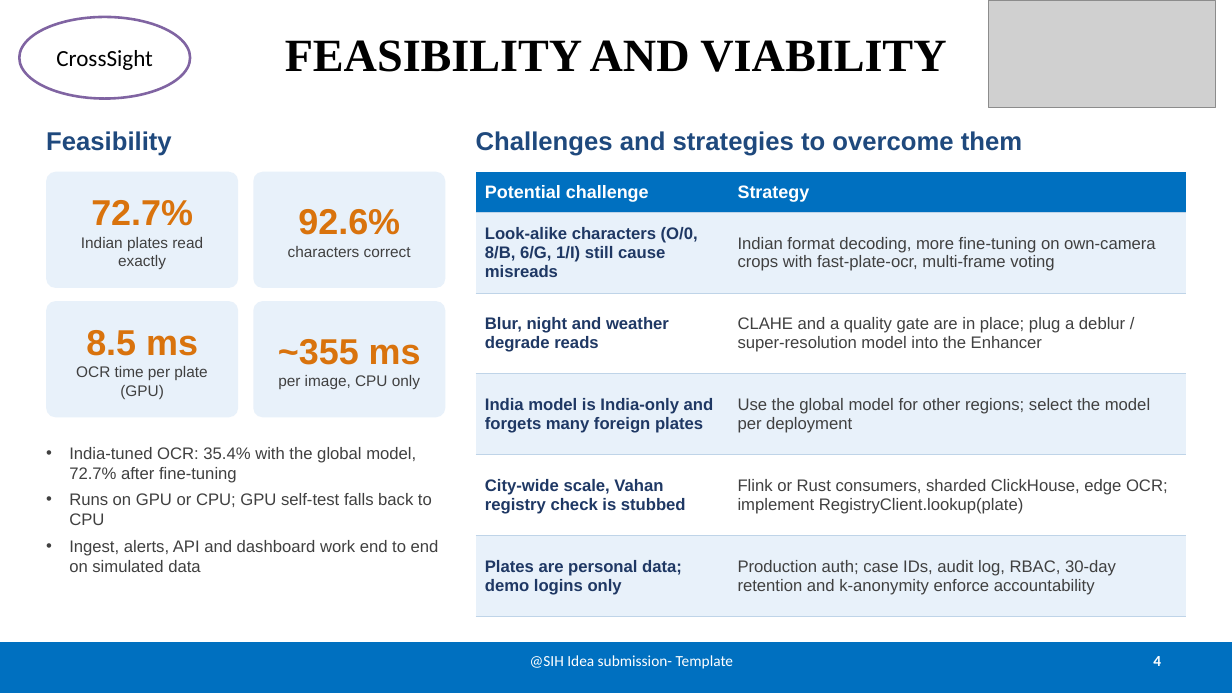
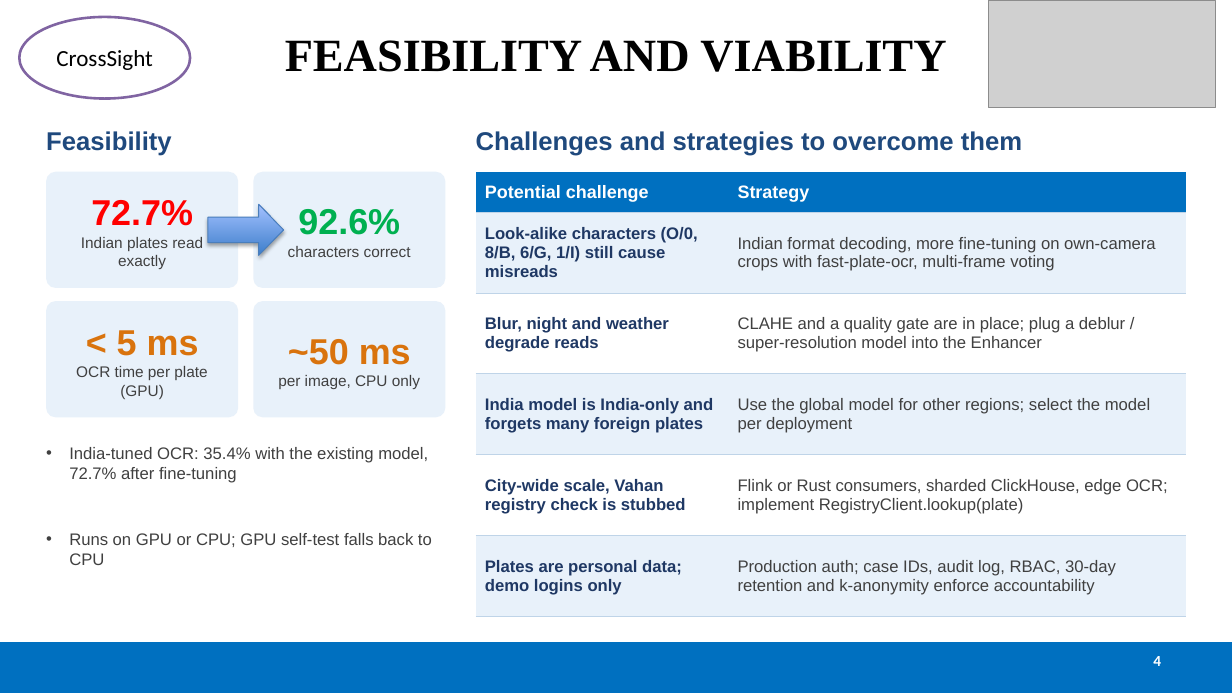
Before and after one commit to couder-04/CrossSight, a slide deck: slide 4 of CrossSight_SIH2026_Idea_PPT.pptx. Drawn at 1232x693 pixels with LibreOffice and Linux fonts; fonts in the diff are those of the drawing; grey boxes stand for pictures. Boxes give left, top, right and bottom in pixels: in the first picture for what was removed or moved away, otherwise in the second. Text is boxed around its words. In the diff, an @@ line names an element or a change of style, - is before the commit and + after.

```diff
--- a/CrossSight_SIH2026_Idea_PPT.pptx
+++ b/CrossSight_SIH2026_Idea_PPT.pptx
@@ text in rounded rectangle at <box>91,200,193,226</box>: text colour #D9730D to #FF0000 in "72.7%" @@
@@ right arrow added at <box>208,204,284,255</box>, fill gradient #3F80CE to #A4C4FF, outline #4B7EBC 0.75 pt @@
@@ text in rounded rectangle at <box>298,209,400,235</box>: text colour #D9730D to #00B050 in "92.6%" @@
@@ text in rounded rectangle at <box>117,330,199,356</box>: text changed @@
-8.5 ms
+< 5 ms
@@ text in rounded rectangle at <box>288,339,411,365</box>: text changed @@
-~355 ms
+~50 ms
@@ text at <box>69,447,428,483</box>: text changed @@
-• India-tuned OCR: 35.4% with the global model, 72.7% after fine-tuning
+• India-tuned OCR: 35.4% with the existing model, 72.7% after fine-tuning
@@ text at <box>69,540,439,572</box>: paragraph removed @@
-• Ingest, alerts, API and dashboard work end to end on simulated data
@@ text removed at <box>530,655,734,669</box> @@
-@SIH Idea submission- Template
```
Also in this commit, not shown: 5 other slides changed.
